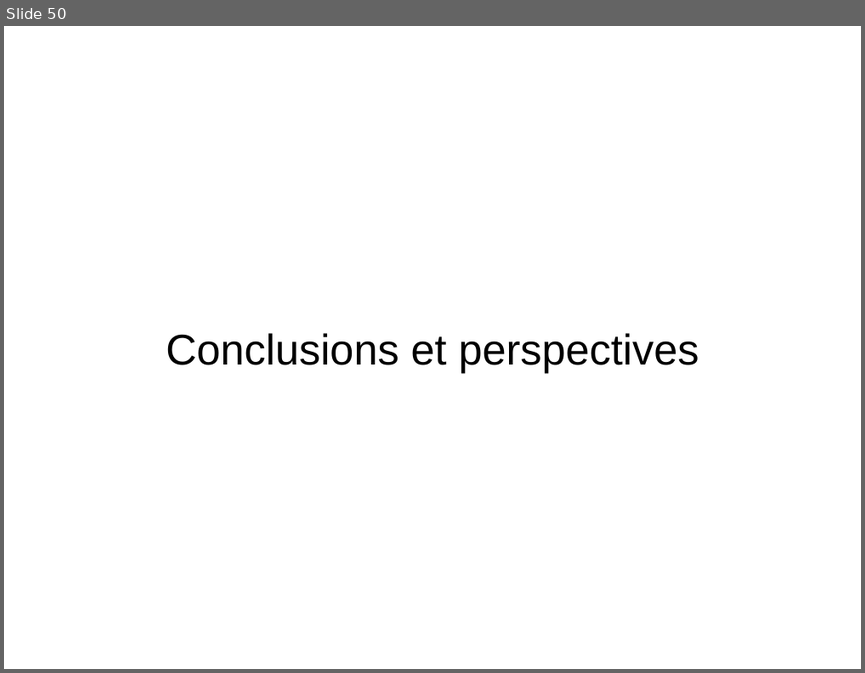
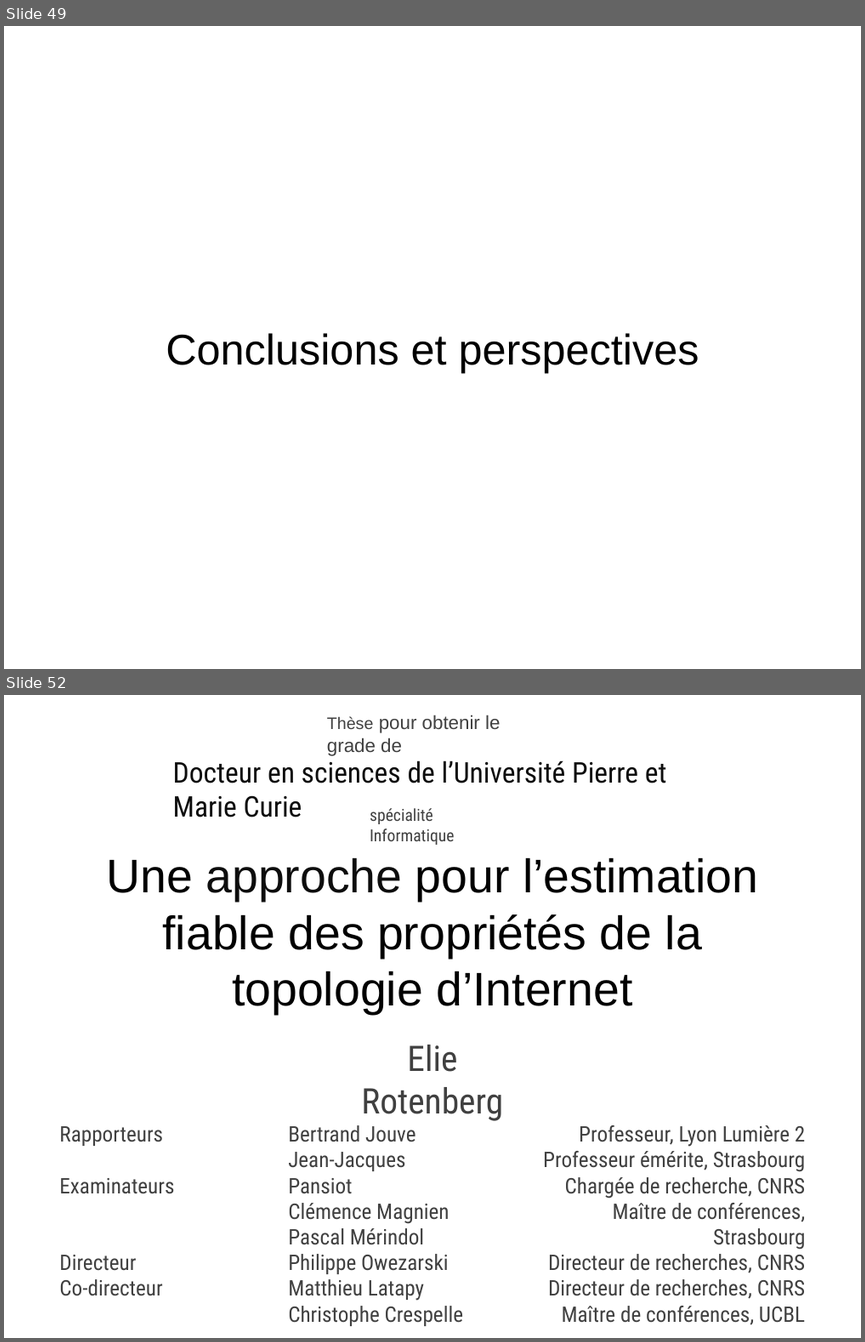
Before and after one commit to elierotenberg/my-thesis, a slide deck: slides.pptx. Shown one above the other, each under a label of ours: slide 50 before the commit, slides 49 and 52 after it; the slides between them are not shown. The pictures are 865x673 and 865x1342 pixels, drawn with LibreOffice and Linux fonts; fonts in the diff are those of the drawing. Boxes give left, top, right and bottom in pixels: in the first picture for what was removed or moved away, otherwise in the second. Text is boxed around its words. In the diff, an @@ line names an element or a change of style, - is before the commit and + after.

```diff
--- a/slides.pptx
+++ b/slides.pptx
@@ slide 52 added at [4,695,861,1338], background #FFFFFF @@
@@ text added at [327,715,500,756], 16 pt, text #404040 @@
+Thèse pour obtenir le grade de
@@ text added at [173,760,667,817], 24 pt, text #0D0D0D @@
+Docteur en sciences de l’Université Pierre et Marie Curie
@@ text added at [370,808,454,845], 14 pt, text #404040 @@
+spécialité Informatique
@@ title added at [106,857,758,1015], 39.6 pt, text #000000 @@
+Une approche pour l’estimation fiable des propriétés de la topologie d’Internet
@@ subtitle added at [361,1044,503,1121], 29.6 pt, text #404040 @@
+Elie Rotenberg
@@ text added at [59,1126,174,1296], 18 pt, text #404040 @@
+Rapporteurs
+Examinateurs
+Directeur
+Co-directeur
@@ text added at [288,1125,463,1326], 18 pt, text #404040 @@
+Bertrand Jouve
+Jean-Jacques Pansiot
+Clémence Magnien
+Pascal Mérindol
+Philippe Owezarski
+Matthieu Latapy
+Christophe Crespelle
@@ text added at [543,1125,805,1325], 18 pt, text #404040 @@
+Professeur, Lyon Lumière 2
+Professeur émérite, Strasbourg
+Chargée de recherche, CNRS
+Maître de conférences, Strasbourg
+Directeur de recherches, CNRS
+Directeur de recherches, CNRS
+Maître de conférences, UCBL
@@ what was slide 50 is now slide 49 @@
```
Also in this commit, not shown: 4 slides changed, 5 other slides added, 1 other file.
